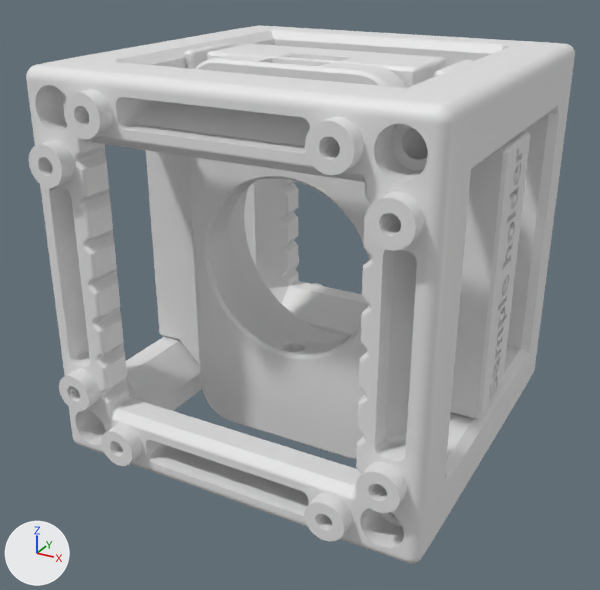
Two versions of the glTF model examples/designs/cube-mounted/slide-holder.dsn/_objects:z.glb, one commit apart.
The view is the same before and after, from a 50 mm lens placed at (0.0475, -0.0923, 0.0385), pointed at (-0.0013, -0.0036, -0.0059). The lights are fixed; the arrows at lower left show +X, +Y and +Z. The older version comes first. Where no turn or scale is listed for an object, it has been applied to the vertices. Vertices at exactly the same position are counted once.

Names of what the first picture shows: 'PRT - 1003 - CUBHLF111 - V04', 'PRT - 1003 - CUBHLF111 - V04.001', 'SUB - 0027 - SAMHOL - V04 - virt ass'.
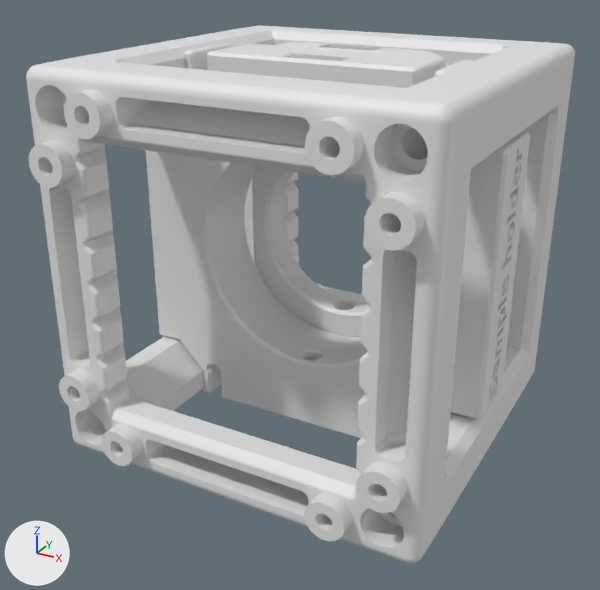
Boxes [x1, y1, x2, y2] around the edits, measured in the pictures (600 x 590 px):
'SUB - 0027 - SAMHOL - V04 - virt ass', reshaped
    before: [146, 43, 530, 459]
    after: [146, 43, 530, 438]
'PRT - 2008 - SAMCLP', added
    after: [252, 41, 449, 337]
part 1 of me_sub___0027___samhol___v04___virt_ass, deleted
    before: [188, 55, 407, 459]

The change, as a list of edits to the scene's bpy script:
```text
Change me_sub___0027___samhol___v04___virt_ass:
    used by ob_sub___0027___samhol___v04___virt_ass; location = (0.0, 0.0, 0.0)
    remove me_sub___0027___samhol___v04___virt_ass.from_pydata(...)  # 23540 vertices, 47080 faces; spans x -0.0247..0.0247, y -0.0098..0.005, z -0.0247..0.0247
    add me_sub___0027___samhol___v04___virt_ass.from_pydata(...)  # 19986 vertices, 39980 faces; spans x -0.0247..0.0247, y -0.005..0.005, z -0.0247..0.0247
    me_sub___0027___samhol___v04___virt_ass part 1: the loose piece of 2546 vertices spanning x -0.014..0.014, y -0.0098..-0.005, z -0.0247..0.0247 is deleted
    other edits to the shape of me_sub___0027___samhol___v04___virt_ass do not show in these pictures
Add me_prt___2008___samclp:
    me_prt___2008___samclp.from_pydata(...)  # 2545 vertices, 5098 faces; spans x -0.014..0.014, y -0.005..-0.0002, z -0.0247..0.0247
Add ob_prt___2008___samclp:
    ob_prt___2008___samclp = bpy.data.objects.new('PRT - 2008 - SAMCLP', me_prt___2008___samclp)
    ob_prt___2008___samclp.location = (0.0, 0.01, 0.0)
```
